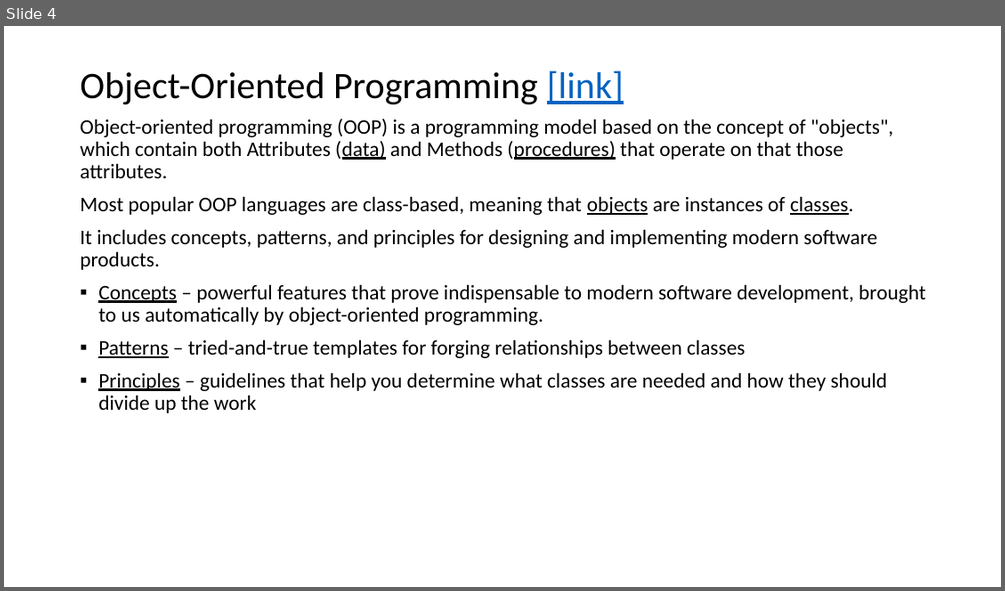
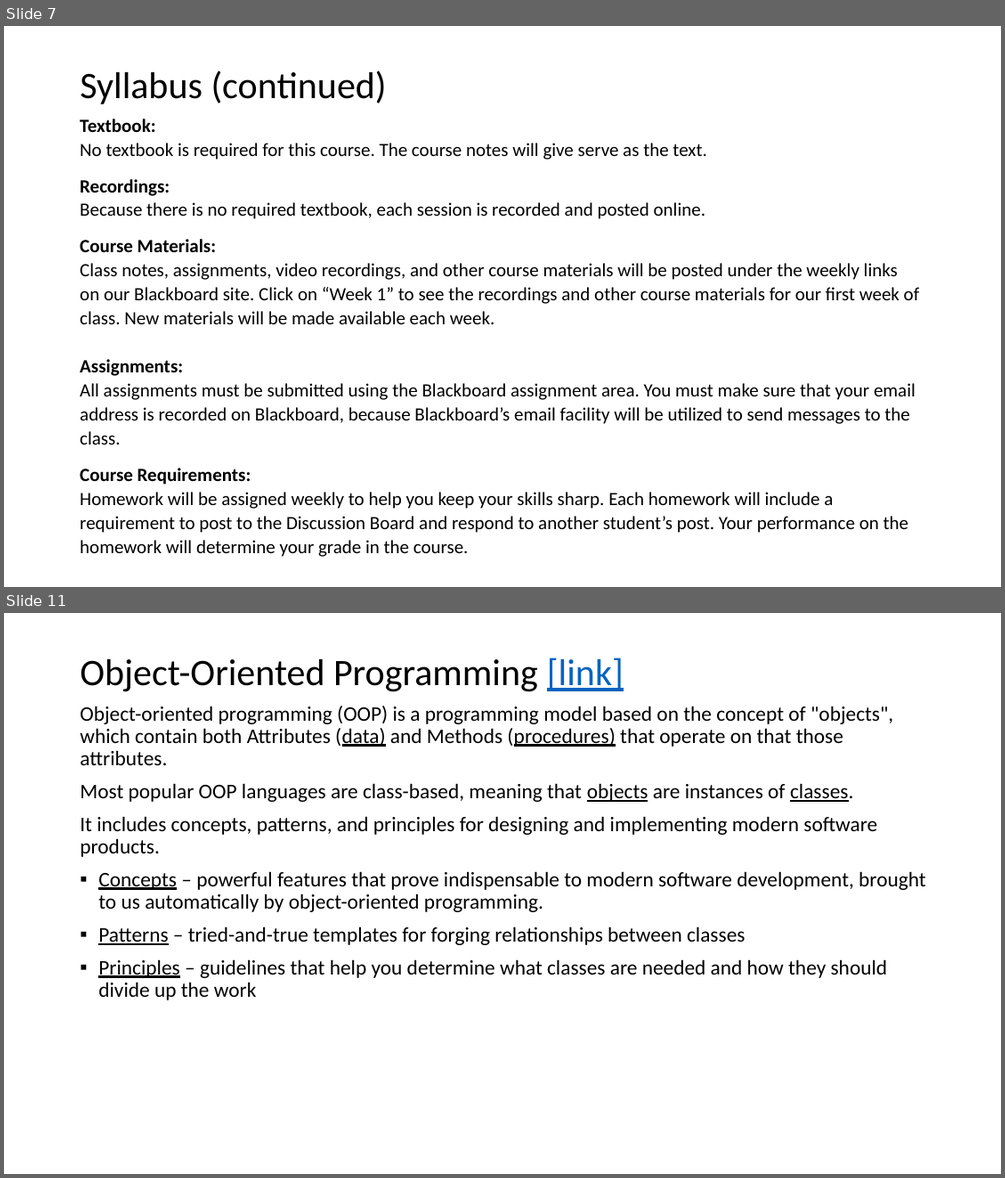
Before and after one commit to EricJPogue/www-epogue-info, a slide deck: CPSC-24500/Week01/2016SpringW01SlidesLecture.pptx. Shown one above the other, each under a label of ours: slide 4 before the commit, slides 7 and 11 after it; the slides between them are not shown. The pictures are 1005x591 and 1005x1178 pixels, drawn with LibreOffice and Linux fonts; fonts in the diff are those of the drawing. Boxes give left, top, right and bottom in pixels: in the first picture for what was removed or moved away, otherwise in the second. Text is boxed around its words. In the diff, an @@ line names an element or a change of style, - is before the commit and + after.

```diff
--- a/CPSC-24500/Week01/2016SpringW01SlidesLecture.pptx
+++ b/CPSC-24500/Week01/2016SpringW01SlidesLecture.pptx
@@ slide 7 added at (4, 26, 1001, 587), background #FFFFFF @@
@@ title added at (80, 70, 387, 104), 36 pt, text #000000 @@
+Syllabus (continued)
@@ text added at (80, 119, 919, 556), 18 pt, text #000000 @@
+Textbook:
+No textbook is required for this course. The course notes will give serve as the text.
+Recordings:
+Because there is no required textbook, each session is recorded and posted online.
+Course Materials:
+Class notes, assignments, video recordings, and other course materials will be posted under the weekly links on our Blackboard site. Click on “Week 1” to see the recordings and other course materials for our first week of class. New materials will be made available each week.
+Assignments:
+All assignments must be submitted using the Blackboard assignment area. You must make sure that your email address is recorded on Blackboard, because Blackboard’s email facility will be utilized to send messages to the class.
+Course Requirements:
+Homework will be assigned weekly to help you keep your skills sharp. Each homework will include a requirement to post to the Discussion Board and respond to another student’s post. Your performance on the homework will determine your grade in the course.
@@ what was slide 4 is now slide 11 @@
```
Also in this commit, not shown: 4 slides changed, 7 other slides added, 2 other files.
